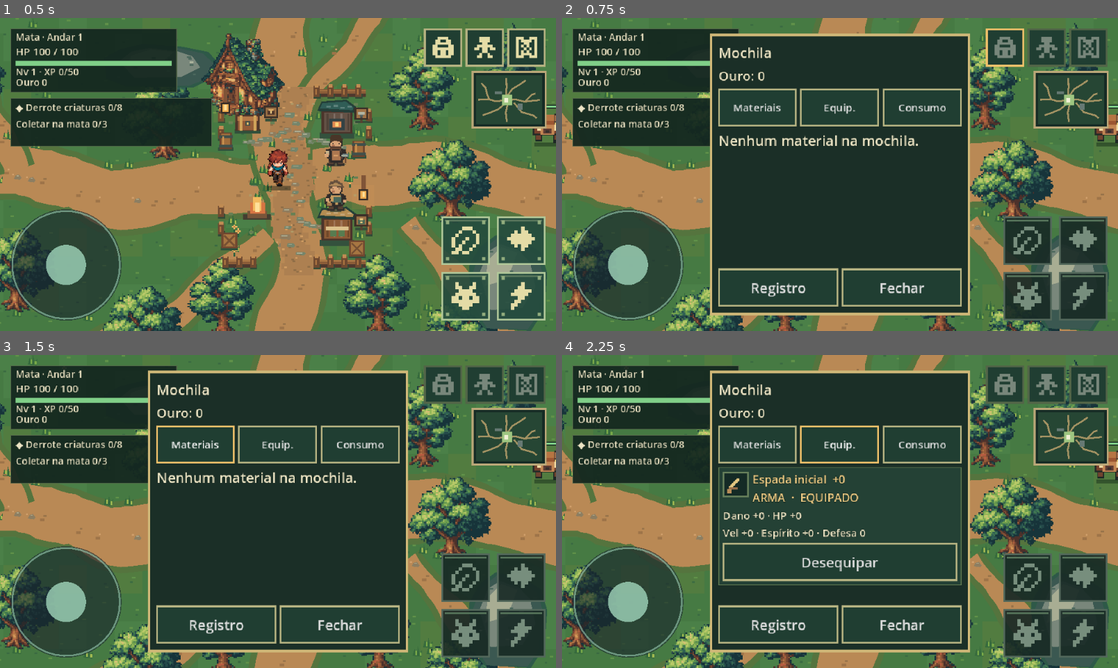
Above: before the commit, frames 1-4 (two rows, left to right).
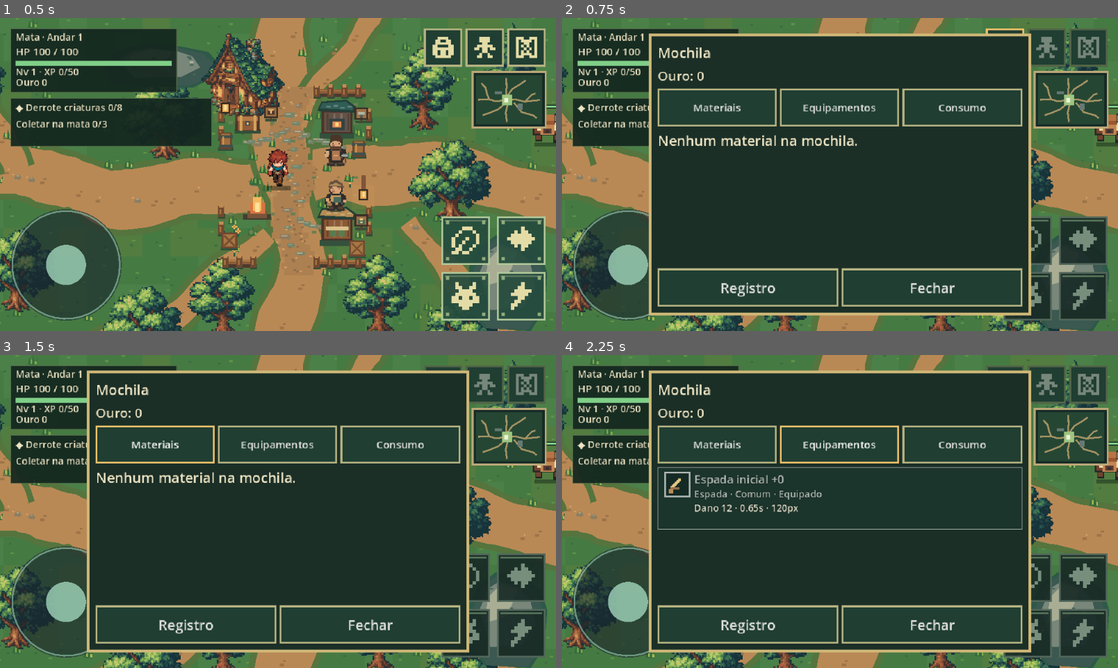
Above: after the commit, the same moments.

Repository: thiagohugo12-dotcom/arveon
Game: Godot game, scene res://scenes/main.tscn
The game is run twice, just before and just after one commit, with the same random seed, the same clock (stepped at 60 frames per second) and the same inputs.
Inputs (mouse positions are in pixels of both pictures, inside the frame that each line leads up to):
- Up to frame 1 (0.5 s): no input
- Up to frame 2 (0.75 s): click (1006, 46) at 0.52 s
- Up to frame 3 (1.5 s): click "Materiais" at 1.25 s
- Up to frame 4 (2.25 s): click (840, 445) at 2 s, where only the run before the commit has a clickable "Equip."

Frame 1 is identical in both runs. In frame 2, 18% of the frame differs, in the area x 15-85%, y 4-96%; in frame 3, 18%; in frame 4, 20%.

Commit message:
feat(backpack): add compact equipment cards details and comparison

Diff:
--- a/tests/rpg_tests.gd
+++ b/tests/rpg_tests.gd
@@ -223,8 +223,12 @@
 		touch.position = tab.global_position + tab.size * 0.5
 		hud._input(touch)
 		await suite.frames()
-		suite.check(hud.inventory_category == 1 and hud.inventory_list.get_child_count() == 2, "touch backpack equipment category displays owned gear %s" % size)
-		var equip_button := _button_with_text(hud.inventory_list.get_child(0), "Desequipar")
+		suite.check(hud.inventory_category == 1 and hud.equipment_bag.cards.size() == 2, "touch backpack equipment category displays owned gear %s" % size)
+		var card: Button = hud.equipment_bag.cards.espada
+		touch.position = card.get_global_rect().get_center()
+		hud._input(touch)
+		await suite.frames()
+		var equip_button: Button = hud.equipment_bag.equip_button
 		hud.inventory_scroll.scroll_vertical += maxi(0, roundi(equip_button.global_position.y - hud.inventory_scroll.global_position.y - 32))
 		await suite.frames()
 		touch.position = equip_button.global_position + equip_button.size * 0.5
--- /dev/null
+++ b/ui/equipment_bag.gd
@@ -0,0 +1,127 @@
+class_name EquipmentBag
+extends VBoxContainer
+
+signal selected(id: String)
+signal action_requested(action: String, id: String)
+signal compare_requested
+var cards: Dictionary = {}
+var equip_button: Button
+var compare_button: Button
+var back_button: Button
+var comparison: VBoxContainer
+var progress: GameProgress
+
+func _init(value: GameProgress = null, selection: String = "", comparing: bool = false) -> void:
+	progress = value
+	size_flags_horizontal = Control.SIZE_EXPAND_FILL
+	add_theme_constant_override("separation", 6)
+	if value == null:
+		return
+	if selection.is_empty() or not progress.equipment.has(selection):
+		for id: String in progress.equipment:
+			_card(id)
+	else:
+		_details(selection,comparing)
+
+func _style(color: Color) -> StyleBoxFlat:
+	var result := StyleBoxFlat.new()
+	result.bg_color = Color("#1b342c")
+	result.border_color = color
+	result.set_border_width_all(1)
+	result.set_content_margin_all(7)
+	return result
+
+func _label(text: String, color: Color = Color("#e6dfc5"), font_size: int = 12) -> Label:
+	var label := Label.new()
+	label.text = text
+	label.add_theme_color_override("font_color",color)
+	label.add_theme_font_size_override("font_size",font_size)
+	label.size_flags_horizontal = Control.SIZE_EXPAND_FILL
+	label.autowrap_mode = TextServer.AUTOWRAP_WORD_SMART
+	label.mouse_filter = Control.MOUSE_FILTER_IGNORE
+	return label
+
+func _attributes(id: String) -> String:
+	var values := ArsenalRules.effective(progress,id)
+	if RPGRules.EQUIPMENT[id].slot == "Arma":
+		return "Dano %d · %.2fs · %dpx" % [values.damage,values.interval,values.reach]
+	var bonus := RPGRules.bonuses(id,int(progress.equipment[id]))
+	return "HP %+d · Defesa %+d · Espírito %+d" % [bonus.hp,bonus.armor,bonus.spirit]
+
+func _card(id: String) -> void:
+	var meta := ArsenalRules.metadata(id)
+	var rarity := ArsenalRules.rarity(id)
+	var color := Color(rarity.color)
+	var button := Button.new()
+	button.custom_minimum_size.y = 72
+	button.size_flags_horizontal = Control.SIZE_EXPAND_FILL
+	button.add_theme_stylebox_override("normal",_style(color))
+	button.add_theme_stylebox_override("hover",_style(color.lightened(0.2)))
+	button.add_theme_stylebox_override("pressed",_style(Color("#e3c781")))
+	button.pressed.connect(func(): selected.emit(id))
+	add_child(button)
+	cards[id] = button
+	var row := HBoxContainer.new()
+	row.set_anchors_and_offsets_preset(Control.PRESET_FULL_RECT)
+	row.offset_left = 8
+	row.offset_top = 5
+	row.offset_right = -8
+	row.offset_bottom = -5
+	row.mouse_filter = Control.MOUSE_FILTER_IGNORE
+	button.add_child(row)
+	row.add_child(PixelItemIcon.new(meta.icon,color))
+	var column := VBoxContainer.new()
+	column.size_flags_horizontal = Control.SIZE_EXPAND_FILL
+	column.mouse_filter = Control.MOUSE_FILTER_IGNORE
+	column.add_theme_constant_override("separation",0)
+	row.add_child(column)
+	column.add_child(_label("%s +%d" % [RPGRules.EQUIPMENT[id].name,progress.equipment[id]],color,13))
+	column.add_child(_label("%s · %s%s" % [ArsenalRules.category_name(id),rarity.name," · Equipado" if progress.equipped[RPGRules.EQUIPMENT[id].slot] == id else ""],color,11))
+	column.add_child(_label(_attributes(id),Color("#ddd9c7"),11))
+
+func _details(id: String, comparing: bool) -> void:
+	var item: Dictionary = RPGRules.EQUIPMENT[id]
+	var rarity := ArsenalRules.rarity(id)
+	var color := Color(rarity.color)
+	var row := HBoxContainer.new()
+	add_child(row)
+	back_button = Button.new()
+	back_button.text = "‹"
+	back_button.tooltip_text = "Voltar aos equipamentos"
+	back_button.custom_minimum_size = Vector2(44,44)
+	back_button.pressed.connect(func(): selected.emit(""))
+	row.add_child(back_button)
+	row.add_child(PixelItemIcon.new(ArsenalRules.metadata(id).icon,color))
+	row.add_child(_label("%s +%d\n%s · %s" % [item.name,progress.equipment[id],ArsenalRules.category_name(id),rarity.name],color,13))
+	add_child(_label(_attributes(id) + "\nRequisito: nível %d" % ArsenalRules.metadata(id).level))
+	var actions := HBoxContainer.new()
+	add_child(actions)
+	equip_button = Button.new()
+	equip_button.text = "Desequipar" if progress.equipped[item.slot] == id else "Equipar"
+	equip_button.custom_minimum_size.y = 44
+	equip_button.size_flags_horizontal = Control.SIZE_EXPAND_FILL
+	equip_button.pressed.connect(func(): action_requested.emit("unequip" if progress.equipped[item.slot] == id else "equip",item.slot if progress.equipped[item.slot] == id else id))
+	actions.add_child(equip_button)
+	compare_button = Button.new()
+	compare_button.text = "Comparar" if not comparing else "Ocultar"
+	compare_button.custom_minimum_size.y = 44
+	compare_button.size_flags_horizontal = Control.SIZE_EXPAND_FILL
+	compare_button.pressed.connect(func(): compare_requested.emit())
+	actions.add_child(compare_button)
+	if not comparing:
+		return
+	comparison = VBoxContainer.new()
+	comparison.add_theme_constant_override("separation",2)
+	add_child(comparison)
+	var current: String = progress.equipped[item.slot]
+	comparison.add_child(_label("Atual: " + (RPGRules.EQUIPMENT[current].name if not current.is_empty() else "nenhum")))
+	var candidate := ArsenalRules.effective(progress,id)
+	var before := progress.combat_stats()
+	var config := ArsenalRules.profile(progress.equipped.Arma)
+	before.reach = config.reach
+	before.interval = maxf(0.25,config.interval * (1.0 - minf(0.25,int(progress.attributes.Agilidade)*0.01)))
+	for key: String in ["damage","interval","reach","hp","armor","speed","spirit"]:
+		var difference := float(candidate[key]) - float(before[key])
+		var good := difference < 0 if key == "interval" else difference > 0
+		var label: String = {"damage":"Dano","interval":"Intervalo (menor é melhor)","reach":"Alcance","hp":"HP","armor":"Defesa","speed":"Movimento","spirit":"Espírito"}[key]
+		comparison.add_child(_label("%s: %+.2f" % [label,difference],Color("#90d49b") if good else Color("#ec9c91") if not is_zero_approx(difference) else Color("#c1c5b7"),11))
--- a/ui/hud.gd
+++ b/ui/hud.gd
@@ -29,6 +29,9 @@
 var transition_active := false
 var rpg_panel: RPGPanel
 var inventory_category := 0
+var inventory_selected := ""
+var inventory_compare := false
+var equipment_bag: EquipmentBag
 var inventory_tabs: HBoxContainer
 var menu_progress: GameProgress
 var skill_available: Array[bool] = [true, true, true]
@@ -182,12 +185,14 @@
 	inventory_column.add_child(inventory_tabs)
 	for i in range(3):
 		var tab := Button.new()
-		tab.text = ["Materiais", "Equip.", "Consumo"][i]
+		tab.text = ["Materiais", "Equipamentos", "Consumo"][i]
 		tab.custom_minimum_size.y = 44
 		tab.size_flags_horizontal = Control.SIZE_EXPAND_FILL
 		tab.add_theme_font_size_override("font_size", 12)
 		tab.pressed.connect(func():
 			inventory_category = i
+			inventory_selected = ""
+			inventory_compare = false
 			inventory_scroll.scroll_vertical = 0
 			refresh_inventory(menu_progress)
 		)
@@ -365,7 +370,7 @@
 	map_panel.position = (size - map_panel.size) * 0.5
 	save_panel.size = Vector2(minf(340, size.x - margin.x - right_inset - 12), minf(350, size.y - margin.y - bottom_inset - 12))
 	save_panel.position = (size - save_panel.size) * 0.5
-	inventory_panel.size = Vector2(minf(300, size.x - margin.x - right_inset - 12), minf(330, size.y - margin.y - bottom_inset - 12))
+	inventory_panel.size = Vector2(minf(440, size.x - margin.x - right_inset - 12), minf(560, size.y - margin.y - bottom_inset - 12))
 	inventory_panel.position = (size - inventory_panel.size) * 0.5
 	joystick.position = Vector2(margin.x, size.y - bottom_inset - joystick.size.y)
 	for slot in range(4):
@@ -425,6 +430,8 @@
 		return
 	inventory_open = true
 	inventory_category = 0
+	inventory_selected = ""
+	inventory_compare = false
 	inventory_panel.show()
 	inventory_button.disabled = true
 	interact_button.visible = false
@@ -445,9 +452,21 @@
 	for child in inventory_list.get_children():
 		inventory_list.remove_child(child)
 		child.queue_free()
+	equipment_bag = null
 	if inventory_category == 1:
-		for id: String in progress.equipment:
-			_add_equipment(id, progress, inventory_list, true)
+		equipment_bag = EquipmentBag.new(progress,inventory_selected,inventory_compare)
+		inventory_list.add_child(equipment_bag)
+		equipment_bag.selected.connect(func(id: String):
+			inventory_selected = id
+			inventory_compare = false
+			inventory_scroll.scroll_vertical = 0
+			refresh_inventory(progress)
+		)
+		equipment_bag.action_requested.connect(func(action: String, id: String): rpg_action.emit(action,id,0))
+		equipment_bag.compare_requested.connect(func():
+			inventory_compare = not inventory_compare
+			refresh_inventory(progress)
+		)
 		return
 	if inventory_category == 2:
 		var empty := Label.new()
@@ -840,7 +859,7 @@
 	card.add_child(box)
 	var header := HBoxContainer.new()
 	box.add_child(header)
-	header.add_child(ITEM_ICON.new(item.slot))
+	header.add_child(ITEM_ICON.new(ArsenalRules.metadata(id).icon))
 	var label := Label.new()
 	label.text = "%s  +%d\n%s%s" % [item.name, upgrade, item.slot.to_upper(), "  ·  EQUIPADO" if progress.equipped[item.slot] == id else ""]
 	label.add_theme_font_size_override("font_size", 13)
--- a/ui/pixel_item_icon.gd
+++ b/ui/pixel_item_icon.gd
@@ -2,22 +2,48 @@
 extends Control
 
 var slot := "Arma"
+var frame_color := Color("#67805b")
 
-func _init(value: String = "Arma") -> void:
+func _init(value: String = "Arma", color: Color = Color("#67805b")) -> void:
 	slot = value
+	frame_color = color
 	custom_minimum_size = Vector2(30, 30)
 	mouse_filter = Control.MOUSE_FILTER_IGNORE
 
 func _draw() -> void:
 	draw_rect(Rect2(0, 0, 30, 30), Color("#142a25"))
-	draw_rect(Rect2(1, 1, 28, 28), Color("#67805b"), false, 2)
+	draw_rect(Rect2(1, 1, 28, 28), frame_color, false, 2)
 	var gold := Color("#e3c781")
 	match slot:
-		"Arma":
+		"Arma", "espada":
 			for i in range(10):
 				draw_rect(Rect2(7 + i, 17 - i, 3, 3), gold)
 			draw_rect(Rect2(7, 18, 10, 3), Color("#97704b"))
 			draw_rect(Rect2(5, 20, 5, 5), Color("#b78c58"))
+		"machado":
+			for i in range(14):
+				draw_rect(Rect2(6+i,23-i,2,2),Color("#ae7848"))
+			draw_rect(Rect2(15,5,9,9),Color("#7d8f88"))
+			draw_rect(Rect2(22,6,3,9),Color("#d4ded8"))
+			draw_rect(Rect2(13,7,4,5),gold)
+		"lanca":
+			for i in range(17):
+				draw_rect(Rect2(5+i,24-i,2,2),Color("#ae7848"))
+			draw_rect(Rect2(21,4,4,6),Color("#d4ded8"))
+			draw_rect(Rect2(23,3,2,3),Color("#eef2cf"))
+		"arco":
+			for y in range(6,25):
+				var x := 9 + absi(y-15)/3
+				draw_rect(Rect2(x,y,3,2),Color("#b58a51"))
+			draw_rect(Rect2(18,6,1,19),Color("#d5d3b7"))
+			draw_rect(Rect2(8,15,15,1),Color("#c4ae7c"))
+			draw_rect(Rect2(22,14,3,3),Color("#d9e0d2"))
+		"cajado":
+			for i in range(14):
+				draw_rect(Rect2(6+i,24-i,3,2),Color("#ae7848"))
+			draw_rect(Rect2(16,4,9,9),Color("#3a7259"))
+			draw_rect(Rect2(18,5,6,7),Color("#8edb8b"))
+			draw_rect(Rect2(19,5,3,3),Color("#ebf0b4"))
 		"Armadura":
 			draw_colored_polygon(PackedVector2Array([Vector2(8, 7), Vector2(15, 10), Vector2(22, 7), Vector2(21, 20), Vector2(15, 25), Vector2(9, 20)]), Color("#a3b2a2"))
 			draw_rect(Rect2(14, 12, 3, 9), gold)
Not shown, added: ui/equipment_bag.gd.uid
